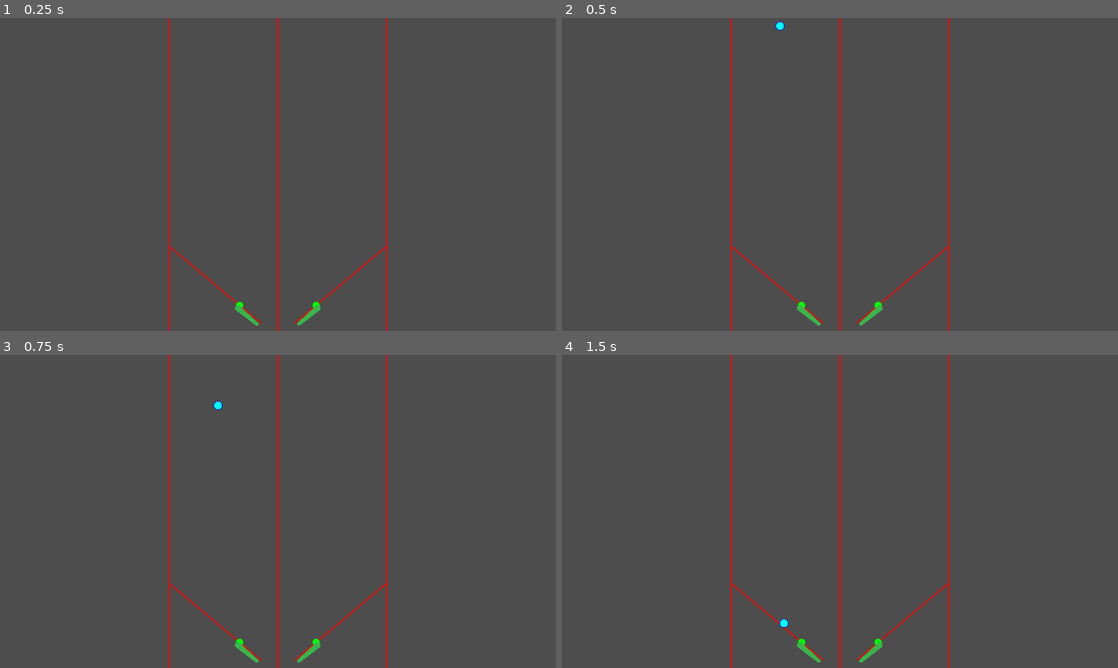
Above: before the commit, frames 1-4 (two rows, left to right).
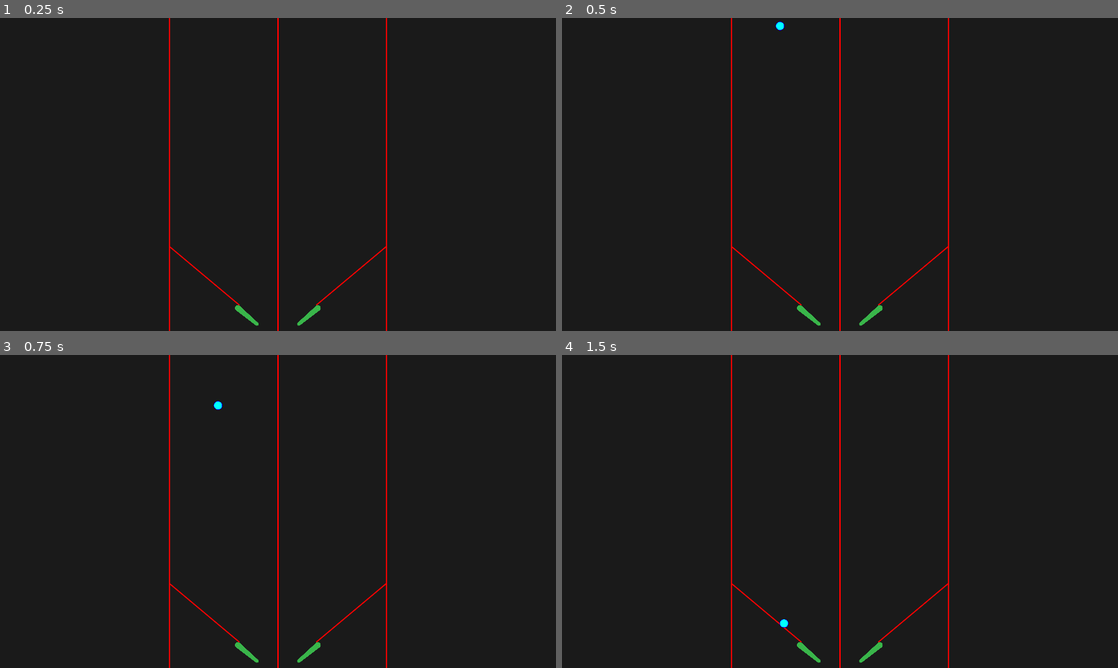
Above: after the commit, the same moments.

Repository: cxhuy/ptd
Game: Godot game, scene res://scenes/game.tscn
The game is run twice, just before and just after one commit, with the same random seed, the same clock (stepped at 60 frames per second) and the same inputs.
Inputs:
- Up to frame 1 (0.25 s): no input
- Up to frame 2 (0.5 s): no input
- Up to frame 3 (0.75 s): no input
- Up to frame 4 (1.5 s): no input

The runs differ from the first frame. In frame 1, 99% of the frame differs, in the area x 0-100%, y 0-100%; in frame 2, 99%; in frame 3, 99%; in frame 4, 99%.

Commit message:
feat: change walls sprite

Diff:
--- a/sprites/walls.svg
+++ b/sprites/walls.svg
@@ -1 +1 @@
-<svg id="레이어_1" data-name="레이어 1" xmlns="http://www.w3.org/2000/svg" viewBox="0 0 1920 1080"><defs><style>.cls-1{fill:#4d4d4d;}.cls-2{fill:none;stroke:red;stroke-miterlimit:10;stroke-width:4px;}.cls-3{fill:lime;}</style></defs><rect class="cls-1" width="1920" height="1080"/><line class="cls-2" x1="960" x2="960" y2="1080"/><line class="cls-2" x1="585" x2="585" y2="1080"/><line class="cls-2" x1="1335" x2="1335" y2="1080"/><line class="cls-2" x1="902" y1="1054" x2="585.13" y2="788.44"/><line class="cls-2" x1="1334.52" y1="788.05" x2="1017.65" y2="1053.62"/><circle class="cls-3" cx="827.5" cy="991.5" r="12.5"/><circle class="cls-3" cx="1091.5" cy="991.5" r="12.5"/></svg>
+<svg id="레이어_1" data-name="레이어 1" xmlns="http://www.w3.org/2000/svg" viewBox="0 0 1920 1080"><defs><style>.cls-1{fill:#1a1a1a;}.cls-2{fill:none;stroke:red;stroke-miterlimit:10;stroke-width:4px;}</style></defs><rect class="cls-1" width="1920" height="1080"/><line class="cls-2" x1="960" x2="960" y2="1080"/><line class="cls-2" x1="585" x2="585" y2="1080"/><line class="cls-2" x1="1335" x2="1335" y2="1080"/><line class="cls-2" x1="827" y1="991" x2="585.13" y2="788.44"/><line class="cls-2" x1="1334.52" y1="788.05" x2="1092" y2="991"/></svg>
Not shown: 1 places in scenes/game.tscn that only renumber resources
Not shown, changed: sprites/walls.svg.import
